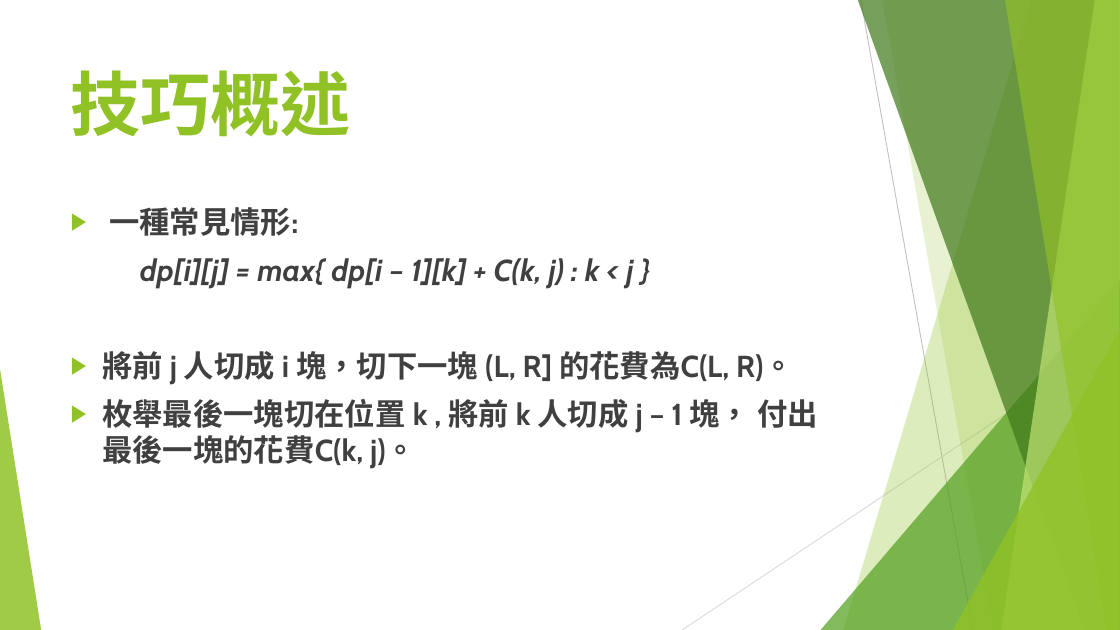
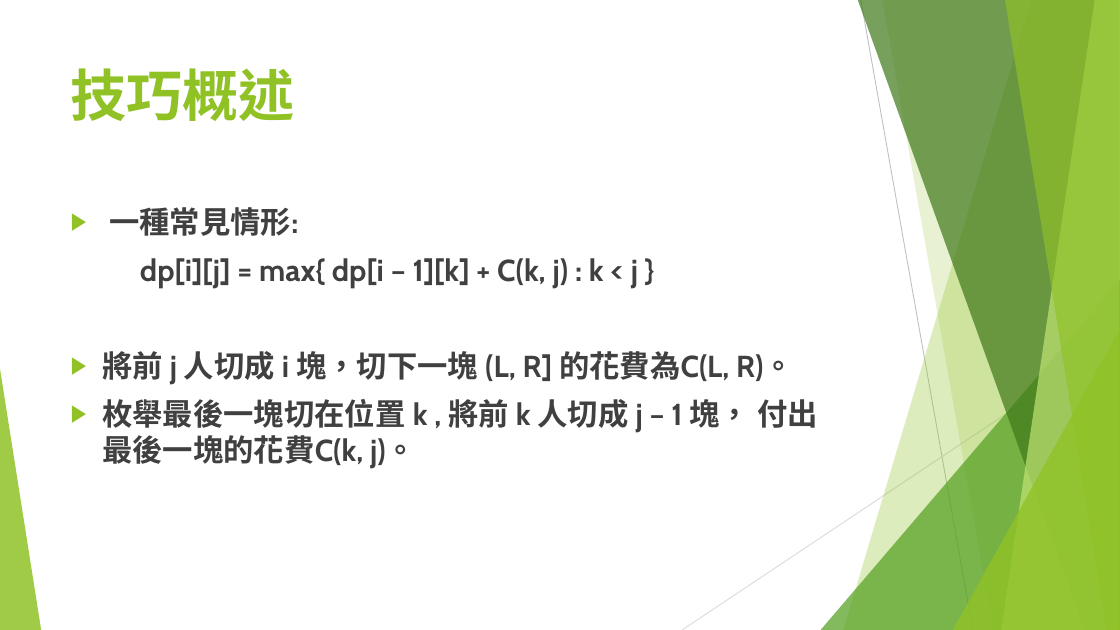
Before and after one commit to S920105123/DP2, a slide deck: slide 5 of presentation/進階動態規劃.pptx. Drawn at 1120x630 pixels with LibreOffice and Linux fonts; fonts in the diff are those of the drawing. Boxes give left, top, right and bottom in pixels: in the first picture for what was removed or moved away, otherwise in the second. Text is boxed around its words. In the diff, an @@ line names an element or a change of style, - is before the commit and + after.

```diff
--- a/presentation/進階動態規劃.pptx
+++ b/presentation/進階動態規劃.pptx
@@ title "技巧概述" at (71, 68, 295, 121): size 60 to 48 pt @@
@@ text at (140, 255, 638, 288): italic off in "dp[i][j] = max{ dp[i – 1][k] + ..." @@
```
Also in this commit, not shown: 7 other slides changed, 1 slide added, 1 slide removed.
